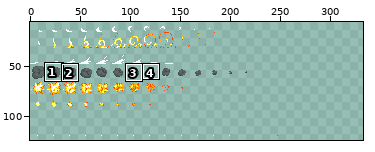
A sprite sheet gets an edit: Tables/res/particle.png. Above: a wide view before the commit, with the close-up outlined.
Close-up. The starting point:
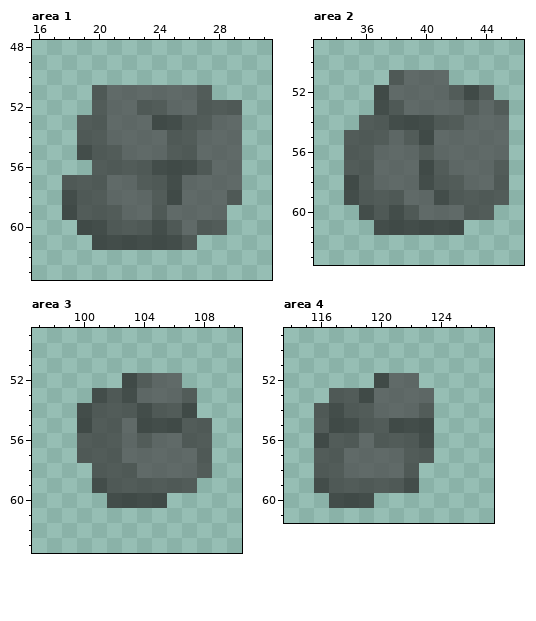
The file is 256x256 pixels. Shown: area 1: x 16..31, y 48..63; area 2: x 33..46, y 49..63; area 3: x 97..110, y 49..63; area 4: x 114..127, y 49..61. The old version is drawn lined up with the new one, on the new canvas. The wide view leaves out empty margins. The commit also changed other parts of the picture, which this record leaves out.
The result:
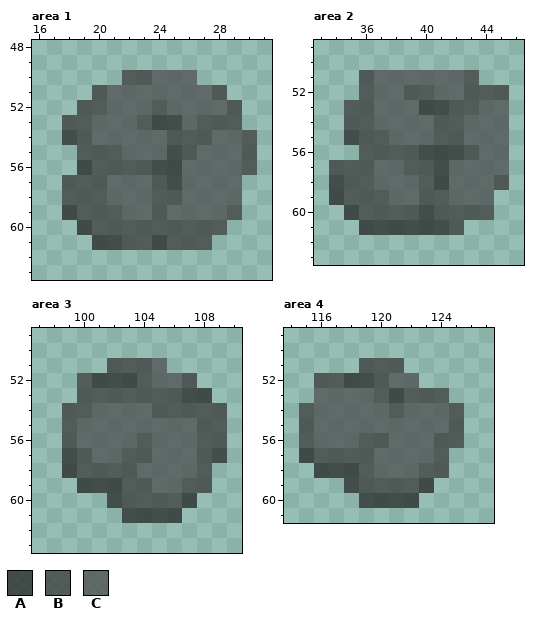
Palette (. is transparent): A #272727bf  B #3b3b3bbf  C #4e4e4ebf
From old to new:
canvas 256x256 -> 512x256
--- area 1
@@ x 16..31 @@
 49 ................
-50 ................
-51 ....BCCCCCCB....
-52 ....BCCBBCCBBB..
-53 ...BBCCCAABBCC..
-54 ...BBCCCCBBCCC..
-55 ...ABBCCCBBCCC..
-56 ....BBBBAAABCC..
-57 ..BBBCCBBACCCC..
-58 ..ABBCCCBACCCB..
-59 ..ABBBCCBCCCC...
-60 ...AABBBABCBB...
-61 ....AAAAAAB.....
+50 ......BBCCC.....
+51 ....BCCCCCCCB...
+52 ...BBCCCBCCCCB..
+53 ..BBCCCBAACBBB..
+54 ..ABCCCCCBBBCCB.
+55 ...BBBCCCABCCCB.
+56 ...ABBBBAACCCCB.
+57 ..BBBCCCBACCCC..
+58 ..BBBCCCBBCCCC..
+59 ..ABBBCCBCCCCB..
+60 ...ABBBBBBBBB...
+61 ....AABBABBB....
 62 ................
--- area 2
@@ x 33..46 @@
 50 ..............
-51 .....BCCC.....
-52 ....ACCCCBAB..
-53 ....ABCCCCBCB.
-54 ...BBAAABBCCC.
-55 ..BBBCBACCCCC.
-56 ..BBCCCBCCCCC.
-57 ..BBCCCABCCCB.
-58 ..ABCCCABBCCB.
-59 ..ABBBCCABBBB.
-60 ...ABABCCCBB..
-61 ....AAAAAA....
+51 ...BCCCCCCB...
+52 ...BCCBBCCBBB.
+53 ..BBCCCAABBCC.
+54 ..BBCCCCBBCCC.
+55 ..ABBCCCBBCCC.
+56 ...BBBBAAABCC.
+57 .BBBCCBBACCCC.
+58 .ABBCCCBACCCB.
+59 .ABBBCCBBCCC..
+60 ..ABBBBABBBB..
+61 ...AAAAAAB....
 62 ..............
--- area 3
@@ x 97..110 @@
 50 ..............
-51 ..............
-52 ......ABCC....
-53 ....ABACCCB...
-54 ...ABBBABBA...
-55 ...ABBCAAABB..
-56 ...BBBCBCCBB..
-57 ...BBBCCCCCB..
-58 ....BBBCCCCB..
-59 ....ABBBBBB...
-60 .....AAAA.....
-61 ..............
+51 .....BBBC.....
+52 ...BAAABCCB...
+53 ...BBBBBBBAA..
+54 ..BBCCCCBBBBB.
+55 ..BCCCCCCCCBB.
+56 ..BCCCCBCCCBB.
+57 ..ABCCBBCCCBA.
+58 ..ABBBBCCCCB..
+59 ...AAABBCCBB..
+60 .....ABBBBA...
+61 ......AAAA....
 62 ..............
--- area 4
@@ x 114..127 @@
 50 ..............
-51 ..............
-52 ......ACC.....
-53 ...BBACCCC....
-54 ..BABBCCCB....
-55 ..BAABBAAA....
-56 ..ABBCBBBA....
-57 ..BBCCCCBB....
-58 ..BBCCCCB.....
-59 ..ABBBBBA.....
-60 ...AAA........
+51 .....BBB......
+52 ..BBAABCC.....
+53 ..CCCCBABBB...
+54 .BCCCCCBCCCB..
+55 .BCCCCCCCCCB..
+56 .BCCCBBCCCBB..
+57 .ABBBBCCCCB...
+58 ..AAABCCCBB...
+59 ....ABBBBA....
+60 .....AAAA.....
 61 ..............
Where, in picture pixels (left, top, right, bottom), the same in both close-ups:
changed: (62, 70, 257, 250)
changed: (329, 70, 509, 235)
changed: (62, 358, 227, 523)
changed: (299, 358, 464, 508)
